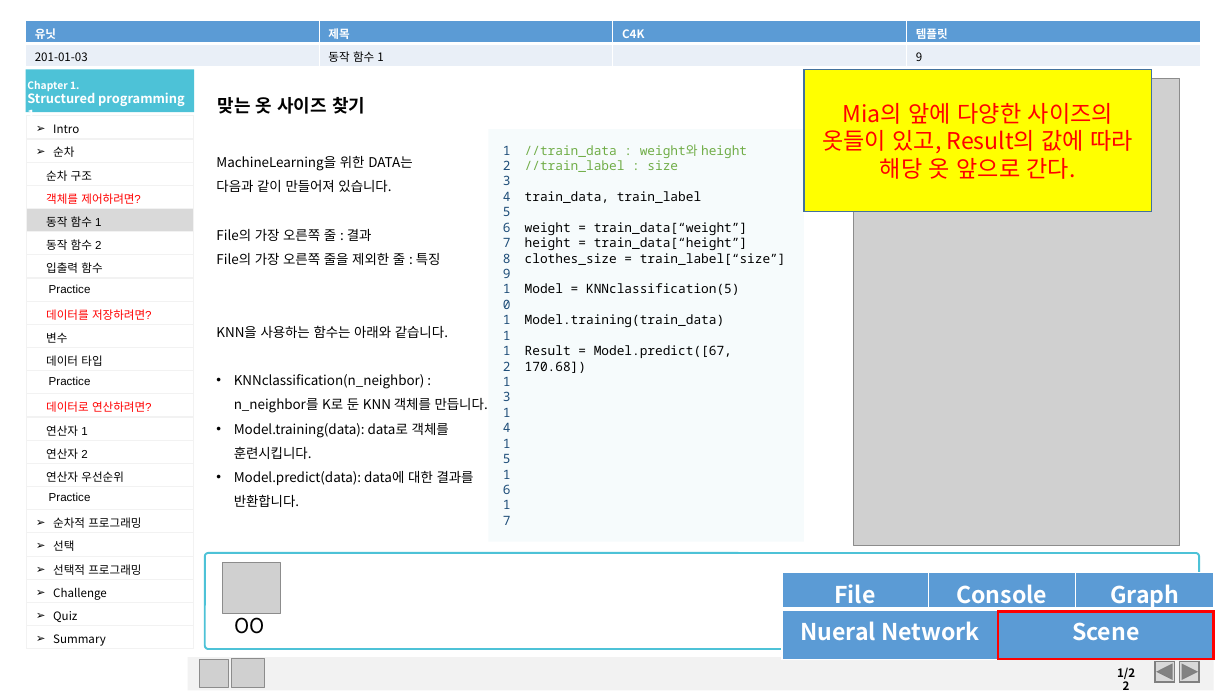
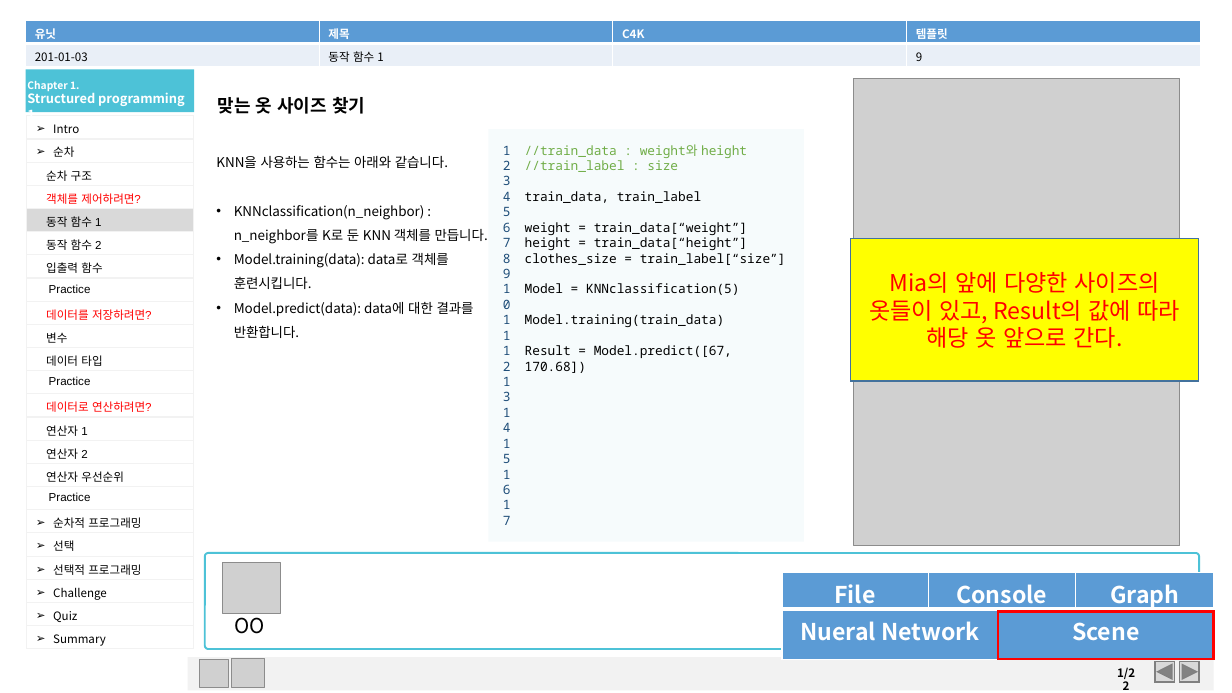
Before and after one commit to Linejin/ai_study, a slide deck: slide 18 of planning/sample1.pptx (slide 17 before the commit). Drawn at 1232x693 pixels with LibreOffice and Linux fonts; fonts in the diff are those of the drawing; grey boxes stand for pictures; background and template pictures are left out. Boxes give left, top, right and bottom in pixels: in the first picture for what was removed or moved away, otherwise in the second. Text is boxed around its words. In the diff, an @@ line names an element or a change of style, - is before the commit and + after.

```diff
--- a/planning/sample1.pptx
+++ b/planning/sample1.pptx
@@ text at (216,156,441,265): paragraphs removed @@
-MachineLearning을 위한 DATA는
-다음과 같이 만들어져 있습니다.
-File의 가장 오른쪽 줄 : 결과
-File의 가장 오른쪽 줄을 제외한 줄 : 특징
@@ rectangle "Mia의 앞에 다양한 사이즈의 옷들이 ...": place and size @@
-rectangle "Mia의 앞에 다양한 사이즈의 옷들이 ..." at (804,69,1152,212)
+rectangle "Mia의 앞에 다양한 사이즈의 옷들이 ..." at (851,238,1199,381)
```
Also in this commit, not shown: 3 other slides changed, 11 slides added.
